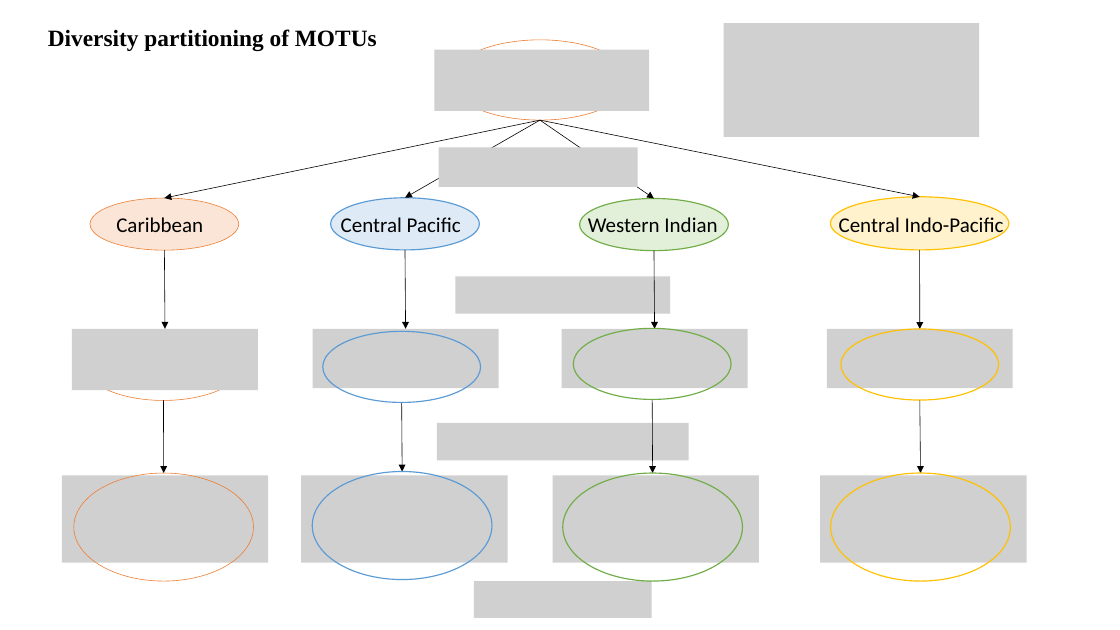
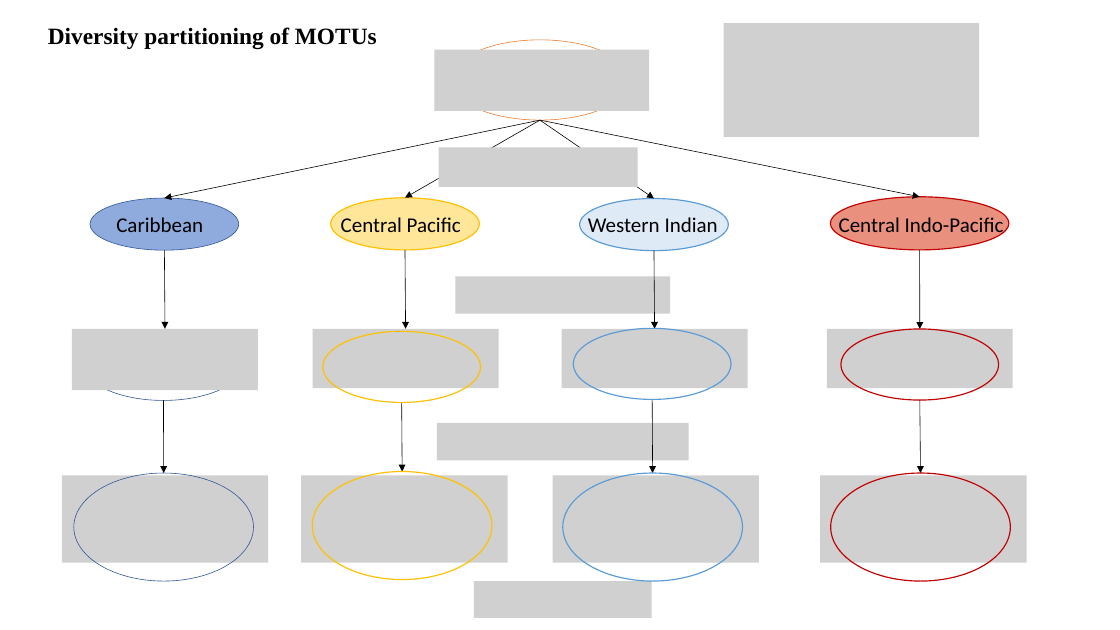
Before and after one commit to virginiemarques/Global_eDNA, a slide deck: slide 1 of outputs/06_diversity_partitioning/schema_partition.pptx. Drawn at 1120x630 pixels with LibreOffice and Linux fonts; fonts in the diff are those of the drawing; grey boxes stand for pictures. Boxes give left, top, right and bottom in pixels: in the first picture for what was removed or moved away, otherwise in the second. Text is boxed around its words. In the diff, an @@ line names an element or a change of style, - is before the commit and + after.

```diff
--- a/outputs/06_diversity_partitioning/schema_partition.pptx
+++ b/outputs/06_diversity_partitioning/schema_partition.pptx
@@ ellipse at bbox=[90, 198, 239, 250]: fill #FBE5D6 to #8FAADC; outline #ED7D31 0.5 pt to #2F5597 0.5 pt @@
@@ ellipse at bbox=[331, 197, 480, 250]: fill #DEEBF7 to #FFE699; outline #5B9BD5 1 pt to #FFC000 1 pt @@
@@ ellipse at bbox=[580, 198, 728, 250]: fill #E2F0D9 to #DEEBF7; outline #70AD47 1 pt to #5B9BD5 1 pt @@
@@ ellipse at bbox=[831, 197, 1010, 250]: fill #FFF2CC to #EA907E; outline #FFC000 1 pt to #C00000 1 pt @@
@@ ellipse at bbox=[85, 329, 243, 401]: outline #ED7D31 0.5 pt to #2F5597 0.5 pt @@
@@ ellipse at bbox=[574, 329, 732, 400]: outline #70AD47 1 pt to #5B9BD5 1 pt @@
@@ ellipse at bbox=[841, 329, 999, 401]: outline #FFC000 1 pt to #C00000 1 pt @@
@@ ellipse at bbox=[323, 332, 481, 403]: outline #5B9BD5 1 pt to #FFC000 1 pt @@
@@ ellipse at bbox=[74, 473, 254, 581]: outline #ED7D31 0.5 pt to #2F5597 0.5 pt @@
@@ ellipse at bbox=[313, 471, 492, 580]: outline #5B9BD5 1 pt to #FFC000 1 pt @@
@@ ellipse at bbox=[563, 473, 743, 581]: outline #70AD47 1 pt to #5B9BD5 1 pt @@
@@ ellipse at bbox=[831, 473, 1011, 581]: outline #FFC000 1 pt to #C00000 1 pt @@
```
Also in this commit, not shown: 1 other file.
